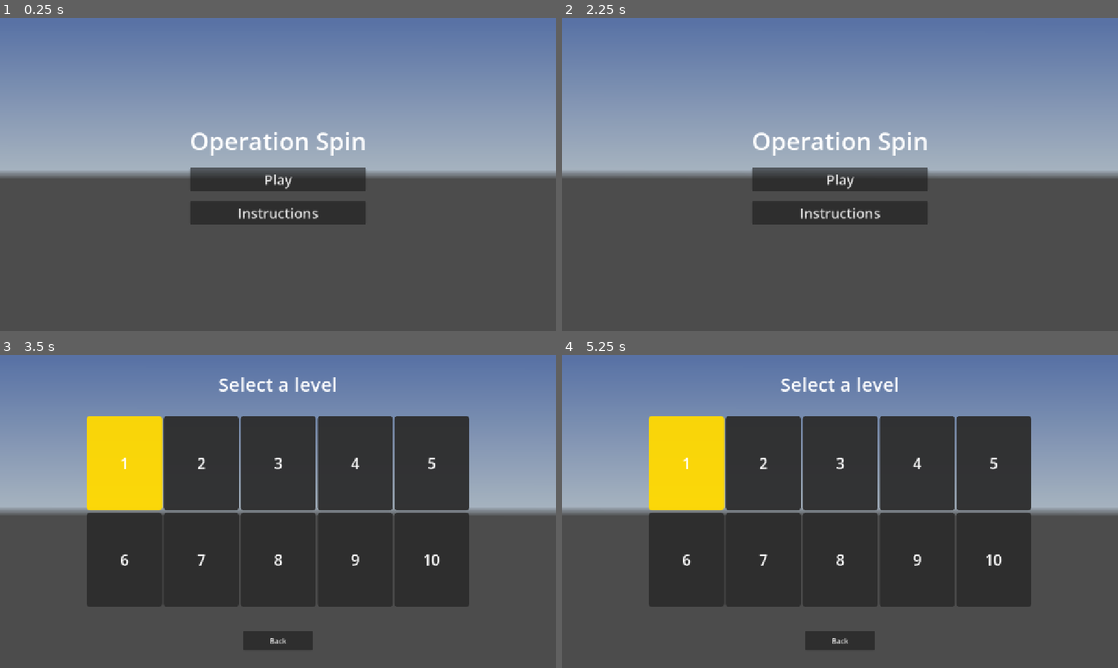
Above: before the commit, frames 1-4 (two rows, left to right).
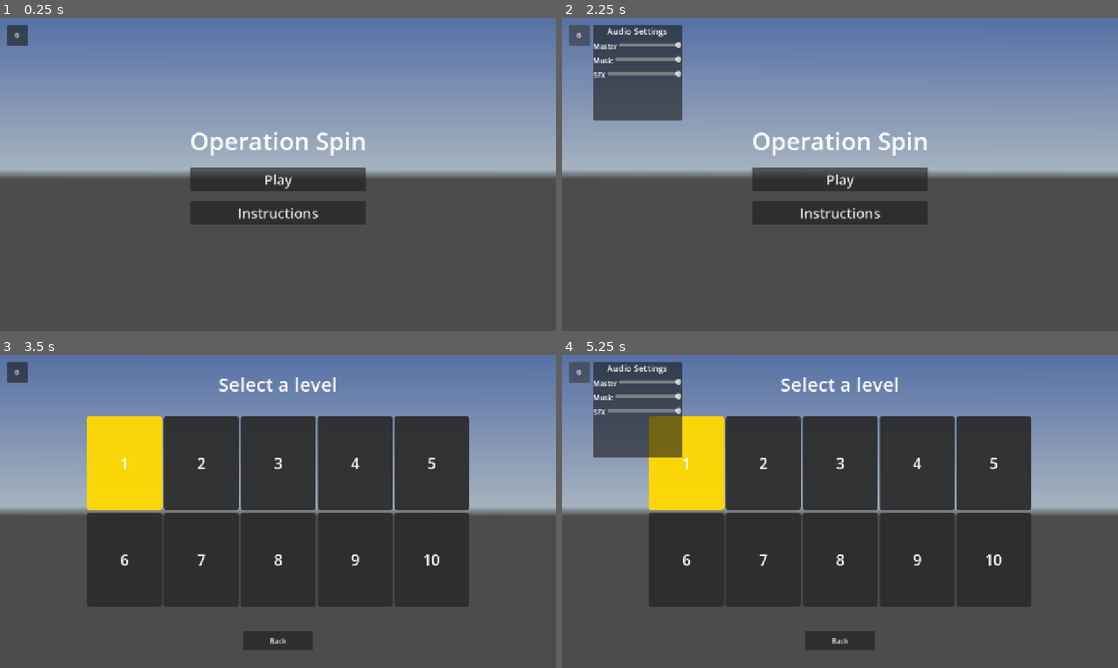
Above: after the commit, the same moments.

Repository: Apmds/operation-spin
Game: Godot game, scene res://src/menus/main_menu.tscn
The game is run twice, just before and just after one commit, with the same random seed, the same clock (stepped at 60 frames per second) and the same inputs. A sky picture missing from this copy of the repository is replaced by a grey-blue gradient.
Inputs (mouse positions are in pixels of both pictures, inside the frame that each line leads up to):
- Up to frame 1 (0.25 s): no input
- Up to frame 2 (2.25 s): click "Instructions" at 0.5 s; click "Back" at 1.25 s; click (578, 36) at 2 s, where only the run after the commit has a clickable "⚙"
- Up to frame 3 (3.5 s): click "Play" at 2.75 s
- Up to frame 4 (5.25 s): click "Back" at 3.5 s; click "Play" at 4.25 s; click (578, 373) at 5 s, where only the run after the commit has a clickable "⚙"

The runs differ from the first frame. In frame 1, 0.2% of the frame differs, in the area x 1-5%, y 2-9%; in frame 2, 5.2%, in the area x 1-22%, y 2-33%; in frame 3, 0.2%; in frame 4, 5.2%.

Commit message:
audio_settings on menus

Diff:
--- a/project.godot
+++ b/project.godot
@@ -19,6 +19,7 @@
 
 SaveManager="*res://src/menus/save_manager.gd"
 MenuMusic="*res://src/menus/menu_music.gd"
+AudioSettings="*res://src/autoload/audio_settings.gd"
 
 [display]
 
--- /dev/null
+++ b/src/autoload/audio_settings.gd
@@ -0,0 +1,58 @@
+extends Node
+
+const SETTINGS_PATH: String = "user://audio_settings.cfg"
+const BUS_NAMES: Array[String] = ["Master", "Music", "SFX"]
+
+var bus_indices: Dictionary = {}
+
+func _ready() -> void:
+	_setup_buses()
+	_apply_saved_volumes()
+
+func _setup_buses() -> void:
+	for bus_name in BUS_NAMES:
+		var existing_index: int = AudioServer.get_bus_index(bus_name)
+		if existing_index != -1:
+			bus_indices[bus_name] = existing_index
+			continue
+
+		AudioServer.add_bus()
+		var bus_index: int = AudioServer.bus_count - 1
+		AudioServer.set_bus_name(bus_index, bus_name)
+		if bus_name != "Master":
+			AudioServer.set_bus_send(bus_index, "Master")
+		bus_indices[bus_name] = bus_index
+
+	if AudioServer.get_bus_index("Master") == -1:
+		AudioServer.add_bus()
+		AudioServer.set_bus_name(0, "Master")
+		bus_indices["Master"] = 0
+
+func _apply_saved_volumes() -> void:
+	var config: ConfigFile = ConfigFile.new()
+	var error: int = config.load(SETTINGS_PATH)
+	if error == OK:
+		for bus_name in BUS_NAMES:
+			var value: float = float(config.get_value("audio", bus_name, 0.0))
+			set_bus_volume(bus_name, value)
+	else:
+		for bus_name in BUS_NAMES:
+			set_bus_volume(bus_name, 0.0)
+
+func set_bus_volume(bus_name: String, value: float) -> void:
+	if not bus_indices.has(bus_name):
+		_setup_buses()
+	var bus_index: int = bus_indices[bus_name]
+	AudioServer.set_bus_volume_db(bus_index, value)
+	_save_bus_volume(bus_name, value)
+
+func save_bus_volume(bus_name: String, value: float) -> void:
+	set_bus_volume(bus_name, value)
+
+func _save_bus_volume(bus_name: String, value: float) -> void:
+	var config: ConfigFile = ConfigFile.new()
+	var error: int = config.load(SETTINGS_PATH)
+	if error != OK:
+		config = ConfigFile.new()
+	config.set_value("audio", bus_name, value)
+	config.save(SETTINGS_PATH)
--- a/src/drone/drone.gd
+++ b/src/drone/drone.gd
@@ -65,6 +65,7 @@
 	audio_player.autoplay = false
 	audio_player.unit_size = 10
 	audio_player.max_distance = 20
+	audio_player.bus = "SFX"
 	add_child(audio_player)
 
 func play_audio(stream: AudioStream) -> void:
--- a/src/guard/exemple.gd
+++ b/src/guard/exemple.gd
@@ -29,6 +29,7 @@
 	audio_player.autoplay = false
 	audio_player.unit_size = 10
 	audio_player.max_distance = 20
+	audio_player.bus = "SFX"
 	add_child(audio_player)
 
 	whistle_sound.loop = true
@@ -38,5 +39,6 @@
 	whistle_player.unit_size = 10
 	whistle_player.max_distance = 20
 	whistle_player.attenuation_model = AudioStreamPlayer3D.ATTENUATION_INVERSE_DISTANCE
+	whistle_player.bus = "SFX"
 	add_child(whistle_player)
 	whistle_player.play()
--- /dev/null
+++ b/src/menus/audio_settings_menu.gd
@@ -0,0 +1,54 @@
+extends Control
+
+const BUS_NAMES: Array[String] = ["Master", "Music", "SFX"]
+
+@onready var toggle_button: Button = $ToggleButton
+@onready var panel_container: PanelContainer = $PanelContainer
+@onready var master_slider: HSlider = $PanelContainer/VBoxContainer/MasterRow/MasterSlider
+@onready var music_slider: HSlider = $PanelContainer/VBoxContainer/MusicRow/MusicSlider
+@onready var sfx_slider: HSlider = $PanelContainer/VBoxContainer/SFXRow/SFXSlider
+
+func _ready() -> void:
+	AudioSettings._ready()
+	_setup_slider_values()
+	panel_container.visible = false
+	toggle_button.pressed.connect(_on_toggle_button_pressed)
+	master_slider.value_changed.connect(_on_slider_value_changed.bind("Master"))
+	music_slider.value_changed.connect(_on_slider_value_changed.bind("Music"))
+	sfx_slider.value_changed.connect(_on_slider_value_changed.bind("SFX"))
+
+func _setup_slider_values() -> void:
+	master_slider.min_value = -80.0
+	master_slider.max_value = 0.0
+	master_slider.step = 1.0
+	music_slider.min_value = -80.0
+	music_slider.max_value = 0.0
+	music_slider.step = 1.0
+	sfx_slider.min_value = -80.0
+	sfx_slider.max_value = 0.0
+	sfx_slider.step = 1.0
+
+	var config: ConfigFile = ConfigFile.new()
+	var error: int = config.load(AudioSettings.SETTINGS_PATH)
+	var master_db: float = 0.0
+	var music_db: float = 0.0
+	var sfx_db: float = 0.0
+
+	if error == OK:
+		master_db = float(config.get_value("audio", "Master", 0.0))
+		music_db = float(config.get_value("audio", "Music", 0.0))
+		sfx_db = float(config.get_value("audio", "SFX", 0.0))
+
+	AudioSettings.set_bus_volume("Master", master_db)
+	AudioSettings.set_bus_volume("Music", music_db)
+	AudioSettings.set_bus_volume("SFX", sfx_db)
+
+	master_slider.value = master_db
+	music_slider.value = music_db
+	sfx_slider.value = sfx_db
+
+func _on_toggle_button_pressed() -> void:
+	panel_container.visible = not panel_container.visible
+
+func _on_slider_value_changed(value: float, bus_name: String) -> void:
+	AudioSettings.set_bus_volume(bus_name, value)
--- /dev/null
+++ b/src/menus/audio_settings_menu.tscn
@@ -0,0 +1,75 @@
+[gd_scene format=3 uid="uid://c7w8m5q4v2p1n"]
+
+[ext_resource type="Script" path="res://src/menus/audio_settings_menu.gd" id="1_9zp2k"]
+
+[node name="AudioSettingsMenu" type="Control"]
+layout_mode = 3
+anchors_preset = 0
+offset_right = 260.0
+offset_bottom = 220.0
+script = ExtResource("1_9zp2k")
+
+[node name="ToggleButton" type="Button" parent="."]
+layout_mode = 0
+offset_right = 48.0
+offset_bottom = 48.0
+text = "⚙"
+
+[node name="PanelContainer" type="PanelContainer" parent="."]
+layout_mode = 0
+offset_left = 56.0
+offset_top = 0.0
+offset_right = 260.0
+offset_bottom = 220.0
+
+[node name="VBoxContainer" type="VBoxContainer" parent="PanelContainer"]
+layout_mode = 2
+theme_override_constants/separation = 10
+
+[node name="TitleLabel" type="Label" parent="PanelContainer/VBoxContainer"]
+layout_mode = 2
+theme_override_font_sizes/font_size = 20
+text = "Audio Settings"
+horizontal_alignment = 1
+
+[node name="MasterRow" type="HBoxContainer" parent="PanelContainer/VBoxContainer"]
+layout_mode = 2
+
+[node name="Label" type="Label" parent="PanelContainer/VBoxContainer/MasterRow"]
+layout_mode = 2
+text = "Master"
+
+[node name="MasterSlider" type="HSlider" parent="PanelContainer/VBoxContainer/MasterRow"]
+layout_mode = 2
+size_flags_horizontal = 3
+min_value = -80.0
+max_value = 0.0
+value = 0.0
+
+[node name="MusicRow" type="HBoxContainer" parent="PanelContainer/VBoxContainer"]
+layout_mode = 2
+
+[node name="Label" type="Label" parent="PanelContainer/VBoxContainer/MusicRow"]
+layout_mode = 2
+text = "Music"
+
+[node name="MusicSlider" type="HSlider" parent="PanelContainer/VBoxContainer/MusicRow"]
+layout_mode = 2
+size_flags_horizontal = 3
+min_value = -80.0
+max_value = 0.0
+value = 0.0
+
+[node name="SFXRow" type="HBoxContainer" parent="PanelContainer/VBoxContainer"]
+layout_mode = 2
+
+[node name="Label" type="Label" parent="PanelContainer/VBoxContainer/SFXRow"]
+layout_mode = 2
+text = "SFX"
+
+[node name="SFXSlider" type="HSlider" parent="PanelContainer/VBoxContainer/SFXRow"]
+layout_mode = 2
+size_flags_horizontal = 3
+min_value = -80.0
+max_value = 0.0
+value = 0.0
--- a/src/menus/end_menu.gd
+++ b/src/menus/end_menu.gd
@@ -1,4 +1,6 @@
 extends Control
+
+const AUDIO_SETTINGS_SCENE: PackedScene = preload("res://src/menus/audio_settings_menu.tscn")
 
 @onready var title_label: Label = $Panel/Title
 @onready var retry_button: Button = $Panel/VBoxContainer/RetryButton
@@ -15,11 +17,12 @@
 	tween.set_loops()
 	tween.tween_property(background, "rotation_degrees", 1.2, 20.0)
 	tween.tween_property(background, "rotation_degrees", -1.2, 20.0)
+	_add_audio_settings_menu()
 
 	var result: String = SaveManager.get_last_result()
-	var sound_path: String = "res://assets/sound_efects/game_over.mp3"
+	var sound_path: String = "res://assets/themes/game_over.mp3"
 	if result == "victory":
-		sound_path = "res://assets/sound_efects/victory_sound.mp3"
+		sound_path = "res://assets/themes/victory_sound.mp3"
 		title_label.text = "Level complete"
 		retry_button.visible = true
 		next_button.visible = true
@@ -35,7 +38,14 @@
 	audio_player.stream = load(sound_path)
 	audio_player.autoplay = true
 	audio_player.volume_db = -5
+	audio_player.bus = "Music"
 	add_child(audio_player)
+
+func _add_audio_settings_menu() -> void:
+	var settings_menu: Control = AUDIO_SETTINGS_SCENE.instantiate()
+	add_child(settings_menu)
+	settings_menu.set_anchors_preset(Control.PRESET_TOP_LEFT)
+	settings_menu.position = Vector2(16, 16)
 
 func _on_back_button_pressed() -> void:
 	get_tree().change_scene_to_file("res://src/menus/main_menu.tscn")
--- a/src/menus/instructions_menu.gd
+++ b/src/menus/instructions_menu.gd
@@ -1,4 +1,6 @@
 extends Control
+
+const AUDIO_SETTINGS_SCENE: PackedScene = preload("res://src/menus/audio_settings_menu.tscn")
 
 @onready var background: TextureRect = $Background
 
@@ -11,6 +13,13 @@
 	tween.set_loops()
 	tween.tween_property(background, "rotation_degrees", 1.2, 20.0)
 	tween.tween_property(background, "rotation_degrees", -1.2, 20.0)
+	_add_audio_settings_menu()
+
+func _add_audio_settings_menu() -> void:
+	var settings_menu: Control = AUDIO_SETTINGS_SCENE.instantiate()
+	add_child(settings_menu)
+	settings_menu.set_anchors_preset(Control.PRESET_TOP_LEFT)
+	settings_menu.position = Vector2(16, 16)
 
 func _on_back_button_pressed() -> void:
 	get_tree().change_scene_to_file("res://src/menus/main_menu.tscn")
--- a/src/menus/level_select_menu.gd
+++ b/src/menus/level_select_menu.gd
@@ -1,5 +1,6 @@
 extends Control
 
+const AUDIO_SETTINGS_SCENE: PackedScene = preload("res://src/menus/audio_settings_menu.tscn")
 const LEVEL_SCENES: Dictionary = {
 	1: "res://src/test_scene.tscn",
 	2: "res://src/test_scene.tscn",
@@ -25,7 +26,14 @@
 	tween.set_loops()
 	tween.tween_property(background, "rotation_degrees", 1.2, 20.0)
 	tween.tween_property(background, "rotation_degrees", -1.2, 20.0)
+	_add_audio_settings_menu()
 	_build_level_buttons()
+
+func _add_audio_settings_menu() -> void:
+	var settings_menu: Control = AUDIO_SETTINGS_SCENE.instantiate()
+	add_child(settings_menu)
+	settings_menu.set_anchors_preset(Control.PRESET_TOP_LEFT)
+	settings_menu.position = Vector2(16, 16)
 
 func _build_level_buttons() -> void:
 	for child in grid.get_children():
--- a/src/menus/main_menu.gd
+++ b/src/menus/main_menu.gd
@@ -1,4 +1,6 @@
 class_name MainMenu extends Control
+
+const AUDIO_SETTINGS_SCENE: PackedScene = preload("res://src/menus/audio_settings_menu.tscn")
 
 @onready var background: TextureRect = $Background
 
@@ -11,7 +13,14 @@
 	tween.set_loops()
 	tween.tween_property(background, "rotation_degrees", 1.5, 20.0)
 	tween.tween_property(background, "rotation_degrees", -1.5, 20.0)
+	_add_audio_settings_menu()
 	MenuMusic.play_menu_music()
+
+func _add_audio_settings_menu() -> void:
+	var settings_menu: Control = AUDIO_SETTINGS_SCENE.instantiate()
+	add_child(settings_menu)
+	settings_menu.set_anchors_preset(Control.PRESET_TOP_LEFT)
+	settings_menu.position = Vector2(16, 16)
 
 func _on_play_button_pressed() -> void:
 	get_tree().change_scene_to_file("res://src/menus/level_select_menu.tscn")
--- a/src/menus/menu_music.gd
+++ b/src/menus/menu_music.gd
@@ -12,11 +12,13 @@
 func _ready() -> void:
 	intro_player.stream = intro_sound
 	intro_player.volume_db = -80
+	intro_player.bus = "Music"
 	intro_player.finished.connect(_on_intro_finished)
 	add_child(intro_player)
 
 	loop_player.stream = loop_sound
 	loop_player.volume_db = -80
+	loop_player.bus = "Music"
 	loop_player.stream.loop = true
 	add_child(loop_player)
 
--- a/src/noise_sensor/noise_sensor.gd
+++ b/src/noise_sensor/noise_sensor.gd
@@ -105,6 +105,7 @@
 	audio_player.autoplay = false
 	audio_player.unit_size = 10
 	audio_player.max_distance = 20
+	audio_player.bus = "SFX"
 	add_child(audio_player)
 
 	alarm_timer.wait_time = 0.1
@@ -120,5 +121,6 @@
 	whistle_player.unit_size = 10
 	whistle_player.max_distance = 20
 	whistle_player.attenuation_model = AudioStreamPlayer3D.ATTENUATION_INVERSE_DISTANCE
+	whistle_player.bus = "SFX"
 	add_child(whistle_player)
 	whistle_player.play()
Not shown, removed: assets/sound_efects/game_over.mp3.import
Not shown, removed: assets/sound_efects/victory_sound.mp3.import
Not shown, added: assets/themes/game_over.mp3.import
Not shown, added: assets/themes/victory_sound.mp3.import
Not shown, added: src/autoload/audio_settings.gd.uid
Not shown, added: src/menus/audio_settings_menu.gd.uid
Not shown, added: assets/themes/game_over.mp3
Not shown, added: assets/themes/victory_sound.mp3
Not shown, added: proj_files/themes/game_over.mp3
Not shown, added: proj_files/themes/victory_sound.mp3
